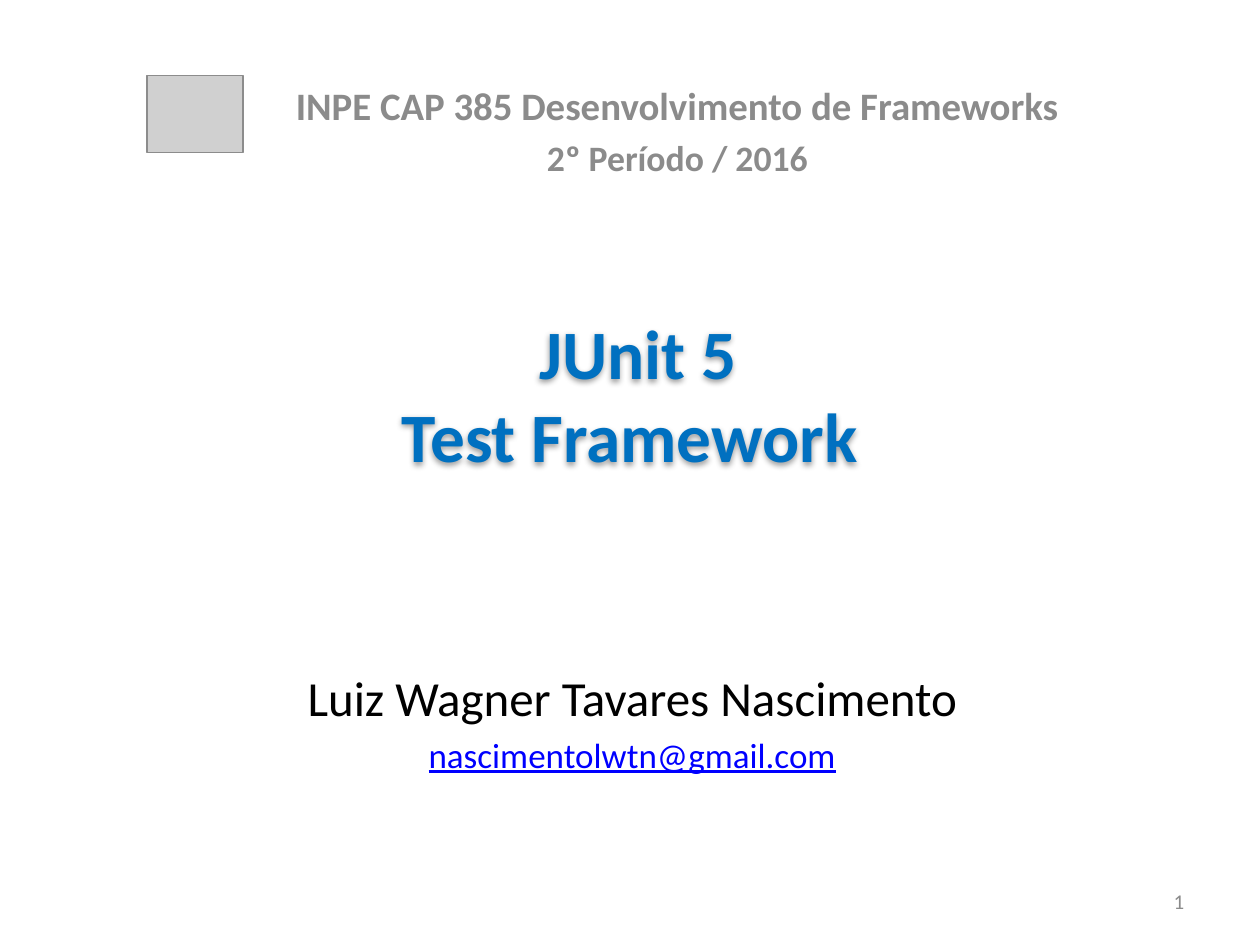
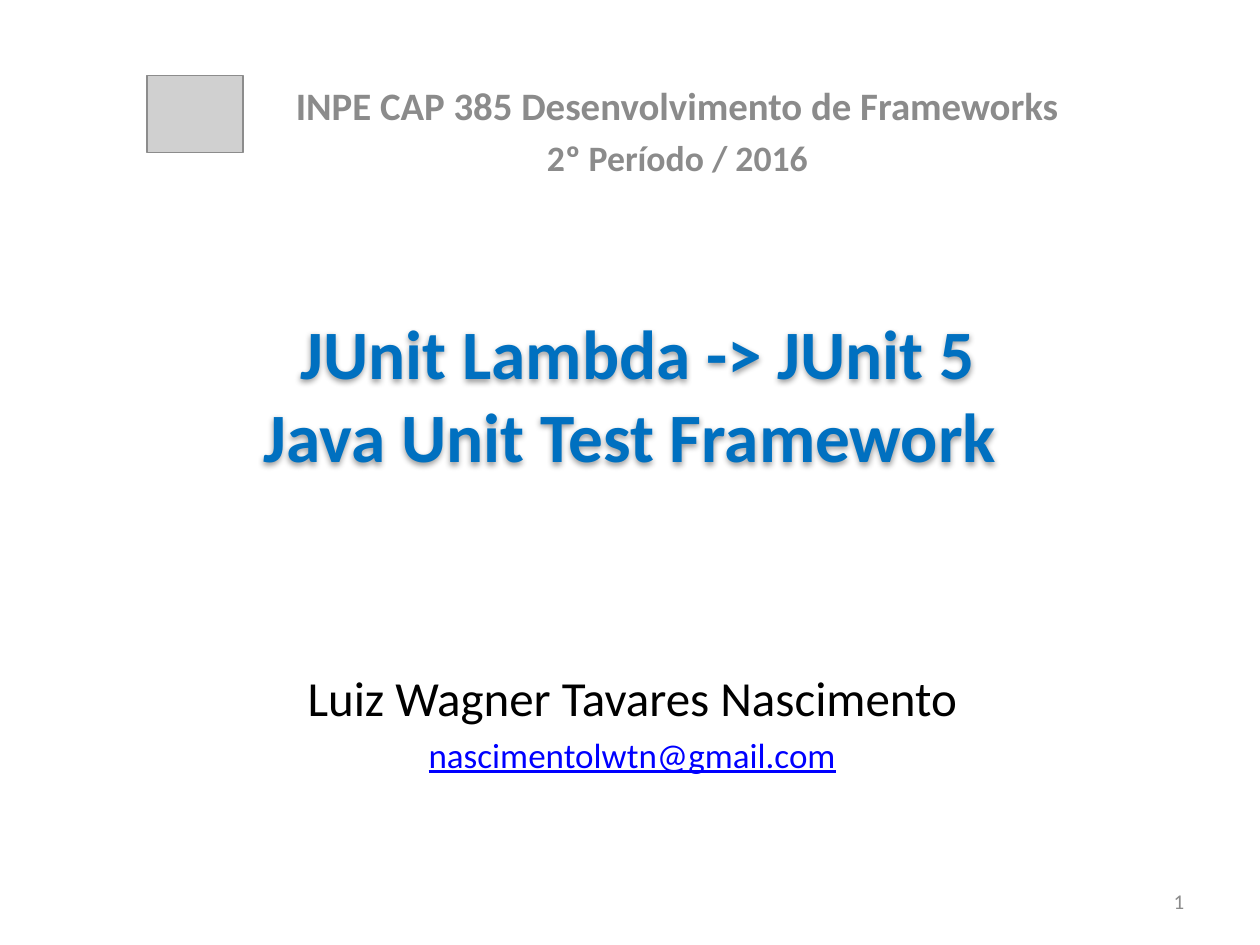
Before and after one commit to nascimentolwtn/INPE-CAP-385_DesenvolvimentoFrameworks, a slide deck: slide 1 of CAP385-00-Presentations/02-JUnit 5/02-JUnit 5.pptx. Drawn at 1260x945 pixels with LibreOffice and Linux fonts; fonts in the diff are those of the drawing; grey boxes stand for pictures. Boxes give left, top, right and bottom in pixels: in the first picture for what was removed or moved away, otherwise in the second. Text is boxed around its words. In the diff, an @@ line names an element or a change of style, - is before the commit and + after.

Commit message:
Tutorial Expressão Lambda em Java e API Stream, com filter e sum.

```diff
--- a/CAP385-00-Presentations/02-JUnit 5/02-JUnit 5.pptx
+++ b/CAP385-00-Presentations/02-JUnit 5/02-JUnit 5.pptx
@@ title at [264, 330, 996, 466]: text changed @@
-JUnit 5
-Test Framework
+JUnit Lambda -> JUnit 5
+Java Unit Test Framework
```
Also in this commit, not shown: 10 other files.
